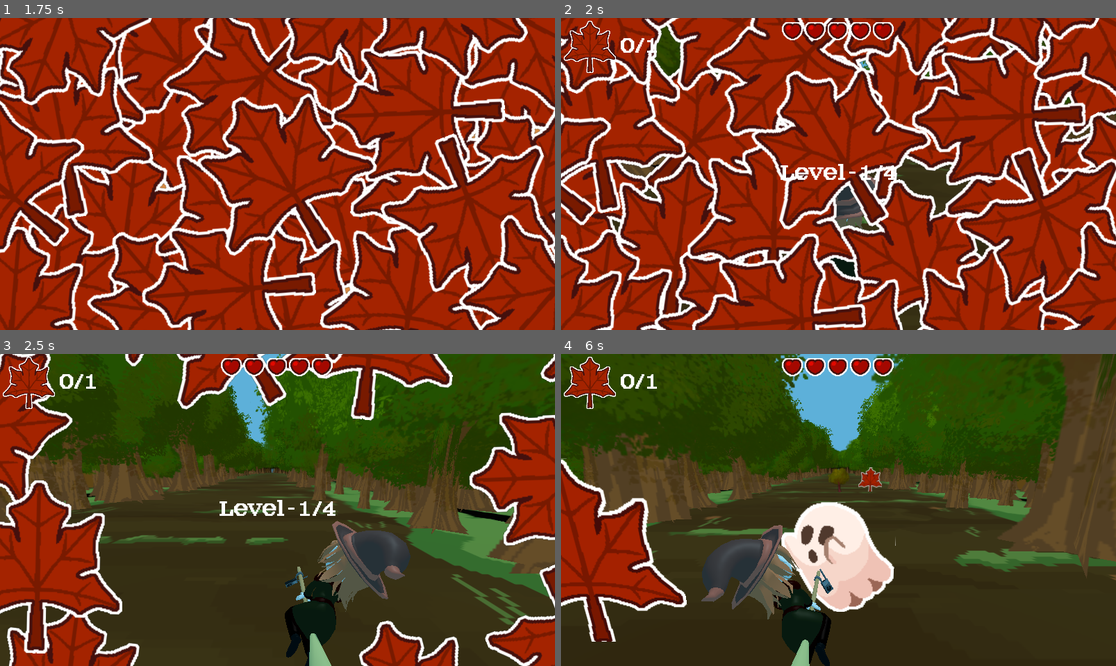
Above: before the commit, frames 1-4 (two rows, left to right).
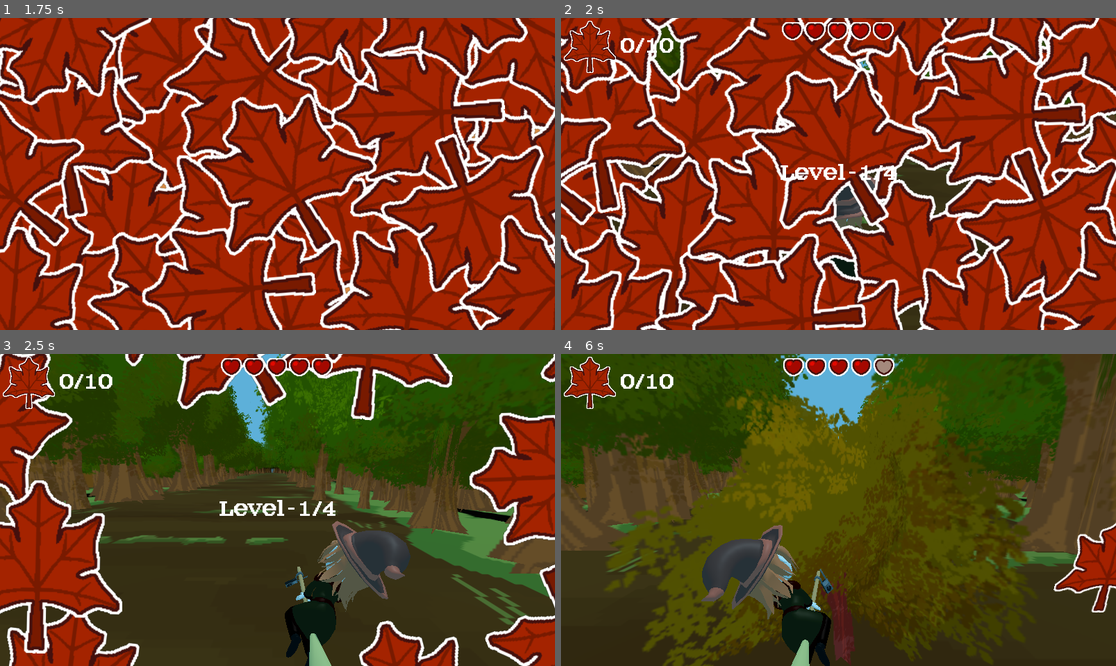
Above: after the commit, the same moments.

Repository: wewewer123/Cozy-Chaos-Fall-2025
Game: Godot game, scene res://scenes/game/GameHolder.tscn
The game is run twice, just before and just after one commit, with the same random seed, the same clock (stepped at 60 frames per second) and the same inputs.
Inputs (mouse positions are in pixels of both pictures, inside the frame that each line leads up to):
- Up to frame 1 (1.75 s): click "start" at 0.5 s; click "start" at 1.25 s
- Up to frame 2 (2 s): no input
- Up to frame 3 (2.5 s): tap Enter at 2 s; move the mouse to (399, 494) at 2.02 s; hold D (right) from 2.03 s (still down); tap T at 2.1 s; click (399, 494) at 2.17 s
- Up to frame 4 (6 s): move the mouse to (727, 525) at 2.77 s; release D (right) at 2.78 s; hold A (left) 2.78-3.53 s; tap one key every 0.75 s from 2.85 s: Y Tab T Y Tab; move the mouse to (894, 441) at 3.52 s; hold D (right) 3.53-5.03 s; move the mouse to (810, 572) at 4.27 s; click (810, 572) at 4.42 s; move the mouse to (1005, 556) at 5.02 s; hold A (left) from 5.03 s (still down); move the mouse to (672, 463) at 5.77 s

Frame 1 is identical in both runs. In frame 2, less than 0.1% of the frame differs, in the area x 17-21%, y 6-12%; in frame 3, less than 0.1%; in frame 4, 36%, in the area x 0-100%, y 0-100%.

Commit message:
Made each level go faster, changed size of items/obstacles, updated Lv3 and Lv4 music

Diff:
--- a/scenes/collectables/heart.tscn
+++ b/scenes/collectables/heart.tscn
@@ -14,7 +14,7 @@
 type = 3
 
 [node name="Sprite3D" type="Sprite3D" parent="."]
-transform = Transform3D(3, 0, 0, 0, 3, 0, 0, 0, 3, 0, 2.6, 0)
+transform = Transform3D(2, 0, 0, 0, 2, 0, 0, 0, 2, 0, 2.6, 0)
 texture = ExtResource("2_bqvbl")
 
 [node name="CollisionShape3D" type="CollisionShape3D" parent="."]
--- a/scenes/collectables/leaf.tscn
+++ b/scenes/collectables/leaf.tscn
@@ -10,17 +10,17 @@
 
 [node name="Ghost" type="Area3D"]
 collision_layer = 8
-script = ExtResource("1_4r3pj")
+script = ExtResource("1_r6846")
 type = 1
 
 [node name="Sprite3D" type="Sprite3D" parent="."]
-transform = Transform3D(3, 0, 0, 0, 3, 0, 0, 0, 3, 0, 2.6, 0)
-texture = ExtResource("2_4r3pj")
+transform = Transform3D(1.5, 0, 0, 0, 1.5, 0, 0, 0, 1.5, 0, 2.6, 0)
+texture = ExtResource("2_y2xad")
 
 [node name="CollisionShape3D" type="CollisionShape3D" parent="."]
 transform = Transform3D(1, 0, 0, 0, 1, 0, 0, 0, 1, 0, 2.3018754, 0)
 shape = SubResource("CapsuleShape3D_l5lq6")
 
-[node name="Movement" parent="." instance=ExtResource("3_urgib")]
+[node name="Movement" parent="." instance=ExtResource("3_h5d7w")]
 
 [connection signal="body_entered" from="." to="." method="_on_body_entered"]
--- a/scenes/obstacles/autumnTrees.tscn
+++ b/scenes/obstacles/autumnTrees.tscn
@@ -36,11 +36,11 @@
 treeType = 2
 
 [node name="Sprite3D" type="Sprite3D" parent="."]
-transform = Transform3D(2, 0, 0, 0, 2, 0, 0, 0, 2, 0, 2.6, 0)
+transform = Transform3D(3, 0, 0, 0, 3, 0, 0, 0, 3, 0, 2.6, 0)
 texture = ExtResource("17_u6p5e")
 
 [node name="Sprite3D3" type="Sprite3D" parent="."]
-transform = Transform3D(1.4142135, 0, -1.4142135, 0, 2, 0, 1.4142135, 0, 1.4142135, 0, 2.6, 0)
+transform = Transform3D(1.4142134, 0, -1.4142134, 0, 2, 0, 1.4142134, 0, 1.4142134, 0, 2.6, 0)
 texture = ExtResource("14_fhsml")
 
 [node name="Sprite3D2" type="Sprite3D" parent="."]
--- a/scenes/obstacles/ghost.tscn
+++ b/scenes/obstacles/ghost.tscn
@@ -14,7 +14,7 @@
 type = 1
 
 [node name="Sprite3D" type="Sprite3D" parent="."]
-transform = Transform3D(3, 0, 0, 0, 3, 0, 0, 0, 3, 0, 2.6, 0)
+transform = Transform3D(3.5, 0, 0, 0, 3.5, 0, 0, 0, 3.5, 0, 2.6, 0)
 texture = ExtResource("2_l5lq6")
 
 [node name="CollisionShape3D" type="CollisionShape3D" parent="."]
--- a/scenes/obstacles/summerTrees.tscn
+++ b/scenes/obstacles/summerTrees.tscn
@@ -35,15 +35,15 @@
 autumn_textures = Array[Texture2D]([ExtResource("12_xq58d"), ExtResource("13_rc20p"), ExtResource("14_5qrco"), ExtResource("15_l22nm"), ExtResource("16_hau7w"), ExtResource("17_6foml"), ExtResource("18_ibjvk"), ExtResource("19_8mo3q"), ExtResource("20_lt72m")])
 
 [node name="Sprite3D" type="Sprite3D" parent="."]
-transform = Transform3D(2, 0, 0, 0, 2, 0, 0, 0, 2, 0, 2.6, 0)
+transform = Transform3D(3, 0, 0, 0, 3, 0, 0, 0, 3, 0, 2.6, 0)
 texture = ExtResource("21_0suo8")
 
 [node name="Sprite3D3" type="Sprite3D" parent="."]
-transform = Transform3D(1.4142134, 0, -1.4142134, 0, 2, 0, 1.4142134, 0, 1.4142134, 0, 2.6, 0.1)
+transform = Transform3D(2.1213202, 0, -2.1213202, 0, 3, 0, 2.1213202, 0, 2.1213202, 0, 2.6, 0.1)
 texture = ExtResource("21_0suo8")
 
 [node name="Sprite3D2" type="Sprite3D" parent="."]
-transform = Transform3D(1.4142135, 0, 1.4142135, 0, 2, 0, -1.4142135, 0, 1.4142135, 0, 2.6, 0.23)
+transform = Transform3D(2.1213202, 0, 2.1213202, 0, 3, 0, -2.1213202, 0, 2.1213202, 0, 2.6, 0.23)
 texture = ExtResource("21_0suo8")
 
 [node name="CollisionShape3D" type="CollisionShape3D" parent="."]
--- a/scenes/world/Levels/Level1.tscn
+++ b/scenes/world/Levels/Level1.tscn
@@ -31,7 +31,6 @@
 transform = Transform3D(1, 0, 0, 0, 1, 0, 0, 0, 1, 0, 4.339999, 19.610004)
 
 [node name="Timer" type="Timer" parent="."]
-wait_time = 2.0
 autostart = true
 
 [node name="Obstacles" type="Node3D" parent="."]
--- a/scenes/world/Levels/Level2.tscn
+++ b/scenes/world/Levels/Level2.tscn
@@ -29,7 +29,7 @@
 transform = Transform3D(1, 0, 0, 0, 1, 0, 0, 0, 1, 0, 4.339999, 19.610004)
 
 [node name="Timer" type="Timer" parent="."]
-wait_time = 2.0
+wait_time = 0.7
 autostart = true
 
 [node name="Obstacles" type="Node3D" parent="."]
--- a/scenes/world/Levels/Level3.tscn
+++ b/scenes/world/Levels/Level3.tscn
@@ -14,7 +14,7 @@
 [ext_resource type="PackedScene" uid="uid://bdkni105yimiq" path="res://scenes/world/Levels/trees_static.tscn" id="13_rd0oh"]
 [ext_resource type="Texture2D" uid="uid://ctvofsuwpt834" path="res://assets/art/2D/trees/trees_red/ta11111.png" id="14_rqcwb"]
 [ext_resource type="PackedScene" uid="uid://cikhnrmajljah" path="res://scenes/world/BackgroundMusic.tscn" id="14_s7s4a"]
-[ext_resource type="AudioStream" uid="uid://dbqvy8xq56bvv" path="res://assets/audio/ambience/Fall (3 and 4).mp3" id="15_b6y0l"]
+[ext_resource type="AudioStream" uid="uid://bxwx0ppv3tnjg" path="res://assets/audio/music/Cooking spells.mp3" id="15_s7s4a"]
 
 [sub_resource type="Environment" id="Environment_rd0oh"]
 background_mode = 1
@@ -27,7 +27,7 @@
 transform = Transform3D(1, 0, 0, 0, 1, 0, 0, 0, 1, 0, 4.339999, 19.610004)
 
 [node name="Timer" type="Timer" parent="."]
-wait_time = 2.0
+wait_time = 0.5
 autostart = true
 
 [node name="Obstacles" type="Node3D" parent="."]
@@ -64,7 +64,7 @@
 environment = SubResource("Environment_rd0oh")
 
 [node name="Backgroundmusic" parent="." instance=ExtResource("14_s7s4a")]
-stream = ExtResource("15_b6y0l")
+stream = ExtResource("15_s7s4a")
 volume_db = -10.0
 
 [connection signal="timeout" from="Timer" to="." method="_on_timer_timeout"]
--- a/scenes/world/Levels/Level4.tscn
+++ b/scenes/world/Levels/Level4.tscn
@@ -14,7 +14,7 @@
 [ext_resource type="PackedScene" uid="uid://bdkni105yimiq" path="res://scenes/world/Levels/trees_static.tscn" id="13_qoiiw"]
 [ext_resource type="Texture2D" uid="uid://y0oedotpuuvl" path="res://assets/art/2D/trees/trees_red_dark/ta1.png" id="14_0p8ux"]
 [ext_resource type="PackedScene" uid="uid://cikhnrmajljah" path="res://scenes/world/BackgroundMusic.tscn" id="14_lugpx"]
-[ext_resource type="AudioStream" uid="uid://dbqvy8xq56bvv" path="res://assets/audio/ambience/Fall (3 and 4).mp3" id="15_7i75j"]
+[ext_resource type="AudioStream" uid="uid://bh1ue02vocmme" path="res://assets/audio/music/Go you, Witch Girl!.mp3" id="15_0p8ux"]
 
 [sub_resource type="Environment" id="Environment_dqfi3"]
 background_mode = 1
@@ -27,7 +27,7 @@
 transform = Transform3D(1, 0, 0, 0, 1, 0, 0, 0, 1, 0, 4.339999, 19.610004)
 
 [node name="Timer" type="Timer" parent="."]
-wait_time = 2.0
+wait_time = 0.3
 autostart = true
 
 [node name="Obstacles" type="Node3D" parent="."]
@@ -64,7 +64,7 @@
 environment = SubResource("Environment_dqfi3")
 
 [node name="Backgroundmusic" parent="." instance=ExtResource("14_lugpx")]
-stream = ExtResource("15_7i75j")
+stream = ExtResource("15_0p8ux")
 volume_db = -10.0
 
 [connection signal="timeout" from="Timer" to="." method="_on_timer_timeout"]
--- a/scripts/game/globals.gd
+++ b/scripts/game/globals.gd
@@ -1,4 +1,7 @@
 extends Node
 
 var max_player_health = 5
-var max_leaf_count = 1
+var max_leaf_count = 10
+
+# 1.5, 1.2, 0.8, 0.5
+# 1.0, 0.7, 0.5, 0.3
Binary file added: assets/art/3D/Witch_Atlas_00001.png
Not shown, added: assets/art/3D/Witch_Atlas_00001.png.import
Not shown, changed: assets/audio/Voicelines/Radio Guy/ending_radio_fx.wav.import
Not shown, changed: assets/audio/Voicelines/Radio Guy/level1_radio_01_fx.wav.import
Not shown, changed: assets/audio/Voicelines/Radio Guy/level1_radio_02_fx.wav.import
Not shown, changed: assets/audio/Voicelines/Radio Guy/level2_radio_01_fx.wav.import
Not shown, changed: assets/audio/Voicelines/Radio Guy/level3_radio_01_fx.wav.import
Not shown, changed: assets/audio/Voicelines/Radio Guy/level4_radio_01_fx.wav.import
Not shown, added: assets/audio/music/Cooking spells.mp3.import
Not shown, added: assets/audio/music/Go you, Witch Girl!.mp3.import
Not shown, changed: assets/audio/voicelines/witch/Lvl1-Witch-01.wav.import
Not shown, changed: assets/audio/voicelines/witch/Lvl1-Witch-02.wav.import
(and 22 more such lines)
